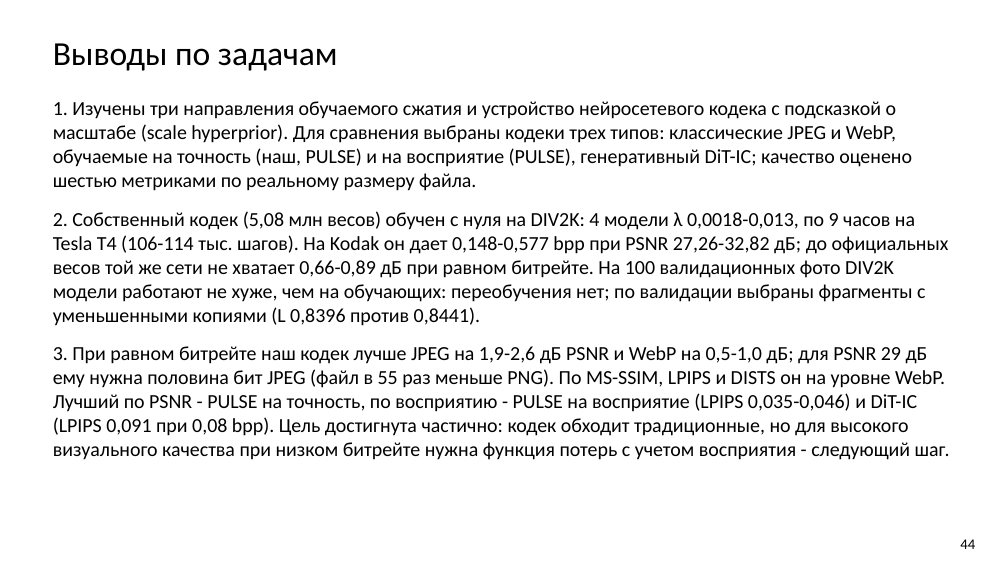
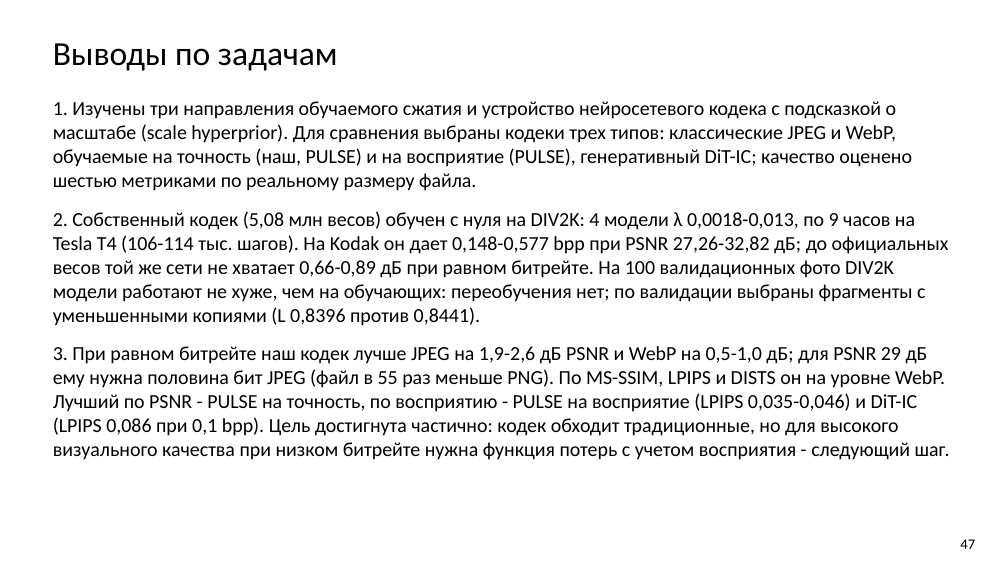
Before and after one commit to KDMCrypto/Deep-Image-Compression, a slide deck: slide 47 of documentation/cv-project-compression.pptx (slide 44 before the commit). Drawn at 1008x567 pixels with LibreOffice and Linux fonts; fonts in the diff are those of the drawing. Boxes give left, top, right and bottom in pixels: in the first picture for what was removed or moved away, otherwise in the second. Text is boxed around its words. In the diff, an @@ line names an element or a change of style, - is before the commit and + after.

Commit message:
Add the DiT-IC 0.1 bpp comparison and pick fair JPEG/WebP settings
DiT-IC becomes a four-level curve in the notebook and the slides, gets a
row in the equal-quality table and three new slides against JPEG and WebP
at about 0.1 bpp. The visual slides now give JPEG and WebP their best-PSNR
setting with a file from -15% to +5% of the reference instead of the
nearest file size. The code-list slide is removed (47 slides).

```diff
--- a/documentation/cv-project-compression.pptx
+++ b/documentation/cv-project-compression.pptx
@@ text at bbox=[53, 346, 950, 460]: text changed @@
-3. При равном битрейте наш кодек лучше JPEG на 1,9-2,6 дБ PSNR и WebP на 0,5-1,0 дБ; для PSNR 29 дБ ему нужна половина бит JPEG (файл в 55 раз меньше PNG). По MS-SSIM, LPIPS и DISTS он на уровне WebP. Лучший по PSNR - PULSE на точность, по восприятию - PULSE на восприятие (LPIPS 0,035-0,046) и DiT-IC (LPIPS 0,091 при 0,08 bpp). Цель достигнута частично: кодек обходит традиционные, но для высокого визуального качества при низком битрейте нужна функция потерь с учетом восприятия - следующий шаг.
+3. При равном битрейте наш кодек лучше JPEG на 1,9-2,6 дБ PSNR и WebP на 0,5-1,0 дБ; для PSNR 29 дБ ему нужна половина бит JPEG (файл в 55 раз меньше PNG). По MS-SSIM, LPIPS и DISTS он на уровне WebP. Лучший по PSNR - PULSE на точность, по восприятию - PULSE на восприятие (LPIPS 0,035-0,046) и DiT-IC (LPIPS 0,086 при 0,1 bpp). Цель достигнута частично: кодек обходит традиционные, но для высокого визуального качества при низком битрейте нужна функция потерь с учетом восприятия - следующий шаг.
@@ text at bbox=[960, 539, 975, 549]: text changed @@
-44
+47
```
Also in this commit, not shown: 11 other slides changed, 3 slides added, 1 slide removed, 18 other files.
